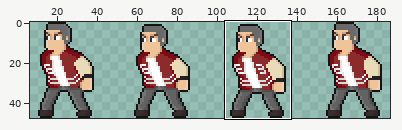
A sprite sheet gets an edit: Operation_Escape/Assets/Sprite/Player/MainCharacter_IdleL.png. Above, an overview of the earlier version with the close-up marked.
Close-up. Earlier state:
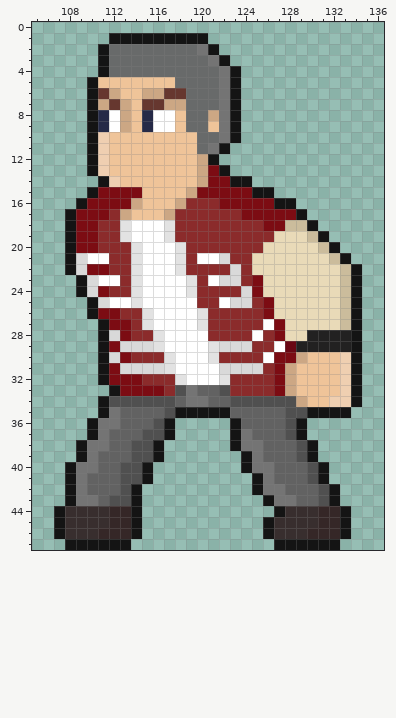
The file is 192x48 pixels. Colours within 5 levels of each other are drawn and written as one. Shown: x 105..136, y 0..47. The wide view leaves out empty margins.
After the commit:
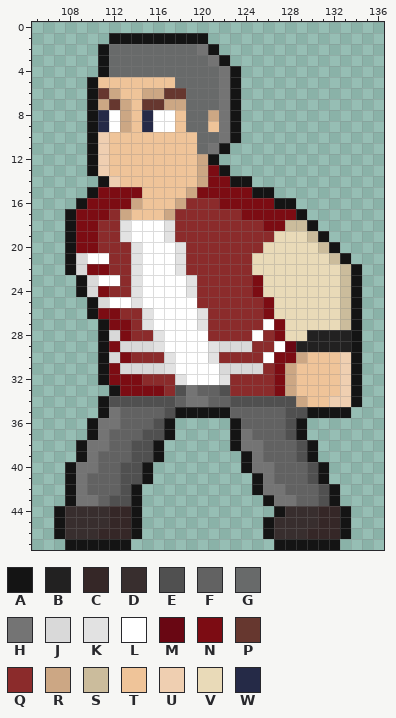
Palette (. is transparent): A #141414  B #222121  C #352727  D #382e2e  E #505050  F #626262  G #686a6a  H #747474  J #d9d9d9  K #e2e2e2  L #ffffff  M #690713  N #7c0c13  P #66372f  Q #8b2b2b  R #cca784  S #cbbc9c  T #efc499  U #efcfb1  V #e9dab8  W #252a47
Change:
y 21: x 120..122 LLJ -> QQQ
y 22: x 123 J -> Q
y 23: x 121..123 LJJ -> QQQ
y 24: x 124 J -> Q
y 25: x 122..124 LJJ -> QQQ
Boxes around the changes in both close-ups, in picture pixels (x1, y1, x2, y2):
changed: (197, 253, 252, 308)
